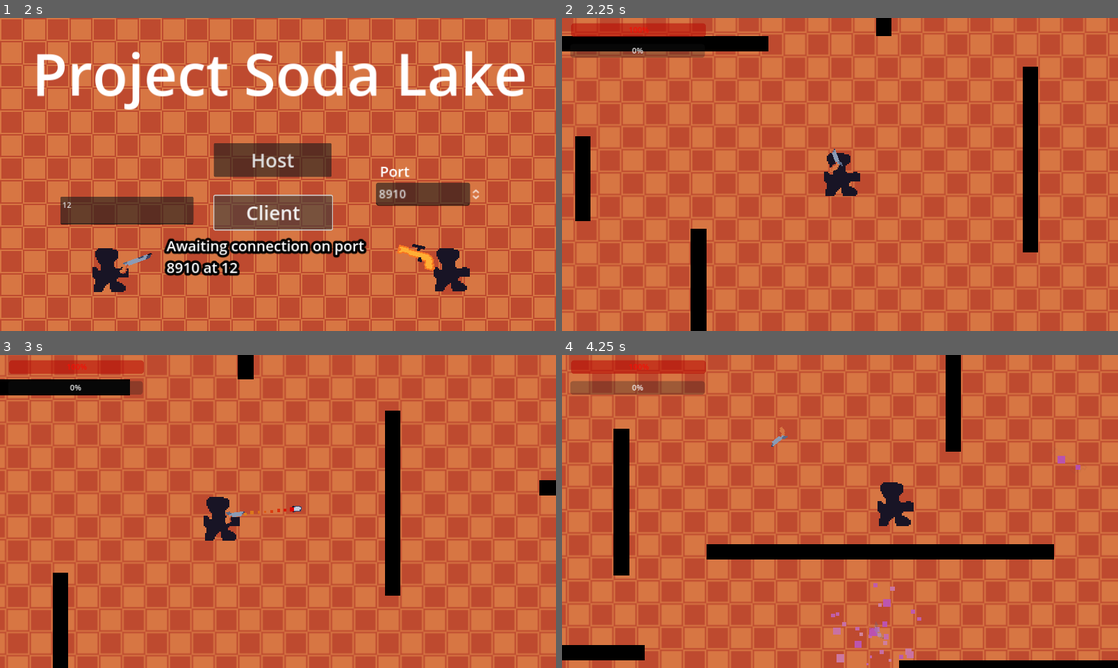
Above: before the commit, frames 1-4 (two rows, left to right).
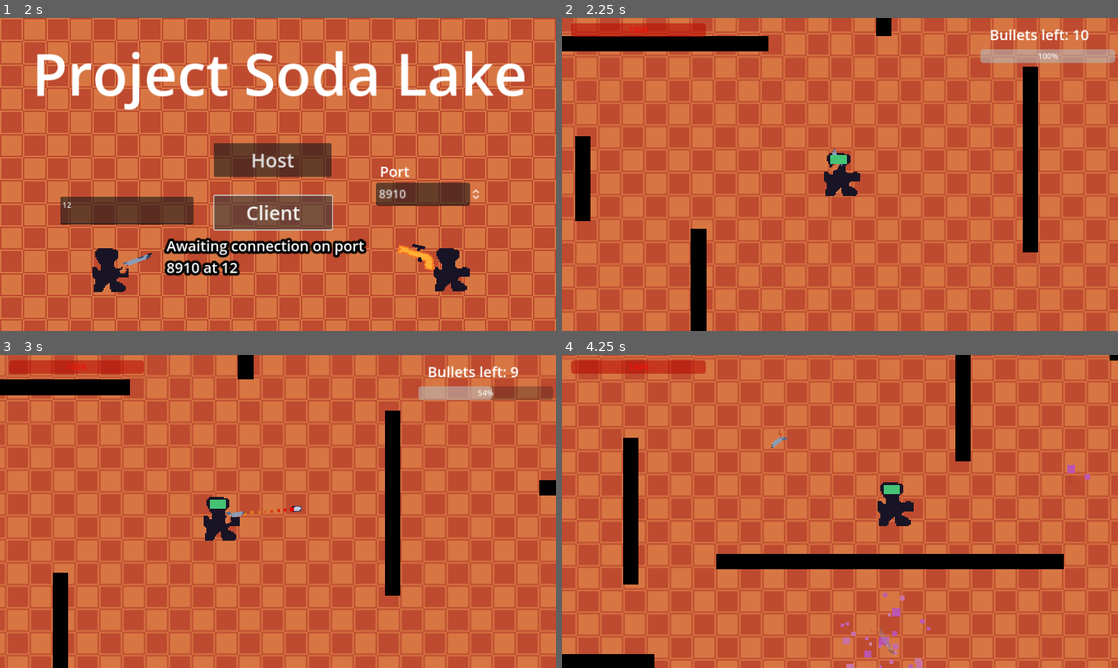
Above: after the commit, the same moments.

Repository: Deojee/project-sodalake
Game: Godot game, scene res://scenes/main_menu.tscn
The game is run twice, just before and just after one commit, with the same random seed, the same clock (stepped at 60 frames per second) and the same inputs. The engine's default icon, where the game draws it, is replaced by a stand-in: a white triangle on a blue panel in a dark square.
Inputs (mouse positions are in pixels of both pictures, inside the frame that each line leads up to):
- Up to frame 1 (2 s): click (127, 212) at 0.52 s; type "12" at 0.6 s; click "Client" at 1.25 s
- Up to frame 2 (2.25 s): click "Host" at 2 s
- Up to frame 3 (3 s): tap Enter at 2.75 s; move the mouse to (400, 495) at 2.77 s; press the mouse at (400, 495) at 2.78 s; hold D (right) from 2.78 s (still down)
- Up to frame 4 (4.25 s): tap Shift (sprint) at 3.05, 3.6 s; move the mouse to (728, 527) at 3.52 s; release D (right) at 3.53 s; release the mouse at (728, 527) at 3.53 s; hold S (down) from 3.53 s (still down); right-click (728, 527) at 3.8 s

Frame 1 is identical in both runs. In frame 2, 2.0% of the frame differs, in the area x 1-100%, y 3-47%; in frame 3, 1.6%; in frame 4, 47%, in the area x 0-100%, y 0-100%.

Commit message:
spawning avatars better stuff

Diff:
--- a/project.godot
+++ b/project.godot
@@ -65,6 +65,11 @@
 "events": [Object(InputEventMouseButton,"resource_local_to_scene":false,"resource_name":"","device":-1,"window_id":0,"a …(257 unchanged characters)…
 ]
 }
+escape={
+"deadzone": 0.5,
+"events": [Object(InputEventKey,"resource_local_to_scene":false,"resource_name":"","device":-1,"window_id":0,"alt_pressed":false,"shift_pressed":false,"ctrl_pressed":false,"meta_pressed":false,"pressed":false,"keycode":0,"physical_keycode":4194305,"key_label":0,"unicode":0,"echo":false,"script":null)
+]
+}
 
 [layer_names]
 
--- a/scenes/avatar.tscn
+++ b/scenes/avatar.tscn
@@ -12,6 +12,22 @@
 properties/1/spawn = true
 properties/1/sync = true
 properties/1/watch = false
+properties/2/path = NodePath("gun:rotation")
+properties/2/spawn = true
+properties/2/sync = true
+properties/2/watch = false
+properties/3/path = NodePath("gunType:text")
+properties/3/spawn = true
+properties/3/sync = true
+properties/3/watch = false
+properties/4/path = NodePath("gun:flip_h")
+properties/4/spawn = true
+properties/4/sync = true
+properties/4/watch = false
+properties/5/path = NodePath("deadLabel:text")
+properties/5/spawn = true
+properties/5/sync = true
+properties/5/watch = false
 
 [sub_resource type="CapsuleShape2D" id="CapsuleShape2D_k0hrq"]
 radius = 23.0
@@ -44,3 +60,17 @@
 theme_override_colors/font_outline_color = Color(0, 0, 0, 1)
 theme_override_constants/outline_size = 12
 theme_override_font_sizes/font_size = 30
+
+[node name="gun" type="Sprite2D" parent="."]
+scale = Vector2(3, 3)
+
+[node name="gunType" type="Label" parent="."]
+visible = false
+offset_right = 40.0
+offset_bottom = 23.0
+
+[node name="deadLabel" type="Label" parent="."]
+visible = false
+offset_right = 40.0
+offset_bottom = 23.0
+text = "false"
--- a/scenes/player.tscn
+++ b/scenes/player.tscn
@@ -35,3 +35,10 @@
 theme_override_colors/font_outline_color = Color(0, 0, 0, 1)
 theme_override_constants/outline_size = 12
 theme_override_font_sizes/font_size = 30
+
+[node name="ColorRect" type="ColorRect" parent="."]
+offset_left = -20.0
+offset_top = -40.0
+offset_right = 14.0
+offset_bottom = -21.0
+color = Color(0.270588, 0.764706, 0.458824, 1)
--- a/scenes/playerCamera.tscn
+++ b/scenes/playerCamera.tscn
@@ -7,11 +7,11 @@
 
 [node name="Camera2D" type="Camera2D" parent="."]
 
-[node name="ProgressBar" type="ProgressBar" parent="."]
-offset_left = -559.0
-offset_top = -270.0
-offset_right = -280.0
-offset_bottom = -243.0
+[node name="reload" type="ProgressBar" parent="."]
+offset_left = 291.0
+offset_top = -259.0
+offset_right = 570.0
+offset_bottom = -232.0
 
 [node name="Health" type="ProgressBar" parent="."]
 modulate = Color(1, 0.0627451, 0.0235294, 1)
@@ -19,3 +19,11 @@
 offset_top = -313.0
 offset_right = -278.0
 offset_bottom = -286.0
+
+[node name="bulletIndicator" type="Label" parent="."]
+offset_left = 310.0
+offset_top = -311.0
+offset_right = 560.0
+offset_bottom = -267.0
+theme_override_font_sizes/font_size = 30
+text = "Bullets left:"
--- a/scenes/world.tscn
+++ b/scenes/world.tscn
@@ -74,3 +74,62 @@
 position = Vector2(106, -5.00002)
 rotation = 1.5698
 target_position = Vector2(0, 200)
+
+[node name="spawnPoints" type="Node2D" parent="."]
+
+[node name="Node2D" type="Node2D" parent="spawnPoints"]
+position = Vector2(-896, -340)
+
+[node name="Node2D2" type="Node2D" parent="spawnPoints"]
+position = Vector2(-288, -360)
+
+[node name="Node2D3" type="Node2D" parent="spawnPoints"]
+position = Vector2(208, -368)
+
+[node name="Node2D4" type="Node2D" parent="spawnPoints"]
+position = Vector2(724, -356)
+
+[node name="Node2D5" type="Node2D" parent="spawnPoints"]
+position = Vector2(1112, -368)
+
+[node name="Node2D6" type="Node2D" parent="spawnPoints"]
+position = Vector2(1488, -368)
+
+[node name="Node2D7" type="Node2D" parent="spawnPoints"]
+position = Vector2(1504, -136)
+
+[node name="Node2D8" type="Node2D" parent="spawnPoints"]
+position = Vector2(1508, 216)
+
+[node name="Node2D9" type="Node2D" parent="spawnPoints"]
+position = Vector2(1504, 528)
+
+[node name="Node2D10" type="Node2D" parent="spawnPoints"]
+position = Vector2(1504, 916)
+
+[node name="Node2D11" type="Node2D" parent="spawnPoints"]
+position = Vector2(1064, 1008)
+
+[node name="Node2D12" type="Node2D" parent="spawnPoints"]
+position = Vector2(576, 980)
+
+[node name="Node2D13" type="Node2D" parent="spawnPoints"]
+position = Vector2(-8, 988)
+
+[node name="Node2D14" type="Node2D" parent="spawnPoints"]
+position = Vector2(-436, 988)
+
+[node name="Node2D15" type="Node2D" parent="spawnPoints"]
+position = Vector2(-880, 1004)
+
+[node name="Node2D16" type="Node2D" parent="spawnPoints"]
+position = Vector2(-868, 640)
+
+[node name="Node2D17" type="Node2D" parent="spawnPoints"]
+position = Vector2(-868, 276)
+
+[node name="Node2D18" type="Node2D" parent="spawnPoints"]
+position = Vector2(-868, -20)
+
+[node name="Node2D19" type="Node2D" parent="spawnPoints"]
+position = Vector2(-868, -24)
--- a/scripts/Camera.gd
+++ b/scripts/Camera.gd
@@ -14,10 +14,38 @@
 	$Health.value = Globals.playerHealth
 	$Health.max_value = Globals.maxPlayerHealth
 
+	$bulletIndicator.text = "Bullets left: " + str(Globals.ammo)
+	$bulletIndicator.visible = Globals.player.holdingWeapon
+
+	$reload.value = Globals.maxTimeTillNextShot-Globals.timeTillNextShot
+	$reload.max_value = Globals.maxTimeTillNextShot
+	$reload.visible = Globals.player.holdingWeapon
+
+	if Input.is_action_just_pressed("escape"):
+		Input.set_mouse_mode(Input.MOUSE_MODE_VISIBLE)
+
+	if Input.is_action_just_pressed("shoot"):
+		Input.set_mouse_mode(Input.MOUSE_MODE_CONFINED)
+
+	if Globals.playerIsDead:
+		var targetVelocity = Vector2()
+		if Input.is_action_pressed("right"):
+			targetVelocity.x += 1
+		if Input.is_action_pressed("left"):
+			targetVelocity.x -= 1
+		if Input.is_action_pressed("down"):
+			targetVelocity.y += 1
+		if Input.is_action_pressed("up"):
+			targetVelocity.y -= 1
+
+		position += targetVelocity * 20
 
 
 func _input(event : InputEvent) -> void:
-	#return
+
+	if Globals.playerIsDead:
+		return
+
 	if event is InputEventMouseMotion:
 		var _target = event.position - get_viewport().size * 0.5
 
--- a/scripts/Globals.gd
+++ b/scripts/Globals.gd
@@ -8,7 +8,9 @@
 var world
 
 var player
+var avatar
 
+var resetting = false
 
 #player UI
 
@@ -16,6 +18,6 @@
 var maxPlayerHealth = 100
 var playerDash
 var ammo
-var timeTillNextShot
-var maxTimeTillNextShot
+var timeTillNextShot = 0
+var maxTimeTillNextShot = 0
 var playerIsDead = false
--- a/scripts/Player.gd
+++ b/scripts/Player.gd
@@ -31,10 +31,15 @@
 
 func _physics_process(delta):
 
+	if Globals.resetting:
+		updateAvatar()
+		return
+
 	if dead:
 		Globals.playerIsDead = true
 		$Icon.rotation = deg_to_rad(90)
 		avatar.rotation = deg_to_rad(90)
+		holdingWeapon = false
 		return
 
 	if not is_sprinting:
@@ -84,6 +89,8 @@
 
 var sprintToggle = false
 func getSprintInput():
+	return false
+
 	if Input.is_action_just_pressed("sprint"):
 		sprintToggle = true
 	if Input.is_action_just_released("sprint"):
@@ -144,9 +151,18 @@
 
 	health = Globals.maxPlayerHealth
 
+	Globals.resetting = false
 	holdingWeapon = false
+	dead = false
 
-	dead = false
+
+func goToPosition(pos):
+
+	Globals.resetting = true
+
+	var tween = get_tree().create_tween()
+	tween.tween_property(self,"position", pos, 1)
+	tween.tween_callback(self.reset)
 
 
 func recoil(dir,gun : gun_attributes):
--- a/scripts/avatar.gd
+++ b/scripts/avatar.gd
@@ -7,19 +7,39 @@
 	if is_multiplayer_authority():
 		get_tree().get_first_node_in_group("player").avatar = self
 		$StaticBody2D/CollisionShape2D.disabled = true
+		Globals.avatar = self
+
 
 	visible = !is_multiplayer_authority()
 
 # Called when the node enters the scene tree for the first time.
 func _ready():
 	$debug.text = name
+
 	pass # Replace with function body.
 
+func isDead():
+	return $deadLabel.text == "true"
+
+func setType(type):
+	$gunType.text = type
 
 # Called every frame. 'delta' is the elapsed time since the previous frame.
 func _process(delta):
+	var params = gun_library.getAttributes($gunType.text)
 
+	if params != null:
+		$gun.texture = params.gunTexture
+		$gun.offset = params.texOffset
+		$gun.visible = true
+	else:
+		$gun.visible = false
 
-
+	if is_multiplayer_authority():
+		$deadLabel.text = str(Globals.playerIsDead)
 
 	pass
+
+func setGunRotation(rot,flipH):
+	$gun.flip_h = flipH
+	$gun.rotation = rot
--- a/scripts/gun.gd
+++ b/scripts/gun.gd
@@ -1,11 +1,6 @@
 extends Node2D
 
 
-enum State {
-	HELD,
-	AIRBORNE,
-	PICKUP
-}
 
 # Called when the node enters the scene tree for the first time.
 func _ready():
@@ -20,6 +15,9 @@
 
 	bulletsLeft = params.maxAmmo
 
+	if Globals.avatar != null:
+		Globals.avatar.setType(type)
+
 
 var bulletsLeft #= Globals.gunParams.maxAmmo
 
@@ -30,11 +28,15 @@
 
 # Called every frame. 'delta' is the elapsed time since the previous frame.
 func _process(delta):
-
+	if Globals.avatar != null and params != null:
+		Globals.avatar.setType(params.gunName)
 
 	pass
 
 func _physics_process(delta):
+
+	if Globals.playerIsDead:
+		queue_free()
 
 	rotation = (get_global_mouse_position() - global_position).angle() # + deg_to_rad(90)
 	$Sprite2D.flip_v = false
@@ -66,10 +68,16 @@
 		secondsUntilNextShot = 1.0/params.fireRate
 		bloom = min(params.bloomMax,bloom + params.bloom)
 		bulletsLeft -= 1
-	elif Input.is_action_pressed("throw"):
+	elif Input.is_action_just_pressed("throw"):
 		throw()
 
 
+	Globals.ammo = bulletsLeft
+	Globals.timeTillNextShot = secondsUntilNextShot
+	Globals.maxTimeTillNextShot = 1.0/params.fireRate
+
+	if Globals.avatar != null:
+		Globals.avatar.setGunRotation(rotation,$Sprite2D.flip_h)
 
 
 
--- a/scripts/gunLibrary.gd
+++ b/scripts/gunLibrary.gd
@@ -99,9 +99,44 @@
 		)
 	)
 
+	guns.append(
+		gun_attributes.new(
+		"shotGun",
+		load("res://textures/shotegun.png"), # Texture2D path
+		50, # Gun length
+		Vector2(30, 0), # Offset vector
+		5, # ammo count
+		2, # Fire rate per second
+		6000, # Recoil
+		5, # Bullet spread (degrees)
+		10, # Bloom (degrees per shot)
+		999, # bloom max. This is taking into account spread, not adding to it
+		30, # bloom decay per second
+		500, # Throw speed (pixels per second)
+		50, # Throw damage
+		bullet_attributes.new(
+			load("res://textures/lil bullet.png"), # Texture2D path
+			Vector2(0, 0), # Offset vector
+			10, # Collision shape size
+			10, # Bullet damage
+			600, # Bullet range
+			1000, # Bullet speed
+			1000 #knockback
+			# onShootLambda function reference
+			# onHitLambda function reference
+		),
+		#create bullets lambda
+		func(pos,dir): Globals.world.createBullet(pos,dir,"shotGun"); Globals.world.createBullet(pos,dir.rotated(deg_to_rad(5)),"shotGun"); Globals.world.createBullet(pos,dir.rotated(deg_to_rad(-5)),"shotGun"); Globals.world.createBullet(pos,dir.rotated(deg_to_rad(10)),"shotGun"); Globals.world.createBullet(pos,dir.rotated(deg_to_rad(-10)),"shotGun")
+
+		)
+	)
 
 	return guns
 
+
+var shotGunBulletsLambda : Callable = func(pos, dir):
+	pass
+	#Globals.world.createBullet(pos,dir,gunName)
 
 static func getAttributes(gunName):
 
--- a/scripts/gun_attributes.gd
+++ b/scripts/gun_attributes.gd
@@ -26,6 +26,9 @@
 var bullet
 
 var createBulletsLambda : Callable = func(pos, dir):
+	Globals.world.createBullet(pos,dir,gunName)
+
+var shotGunBullets : Callable = func(pos, dir):
 	Globals.world.createBullet(pos,dir,gunName)
 
 func _init(
--- a/scripts/pickupSpawner.gd
+++ b/scripts/pickupSpawner.gd
@@ -22,7 +22,7 @@
 		spawnGun()
 		timeUntilNextSpawn = 1.0/spawnrate
 
-		spawnrate = randf_range(1.0/2,1.0/5)
+		#spawnrate = randf_range(1.0/2,1.0/5)
 
 
 	pass
--- a/scripts/thrownWeapon.gd
+++ b/scripts/thrownWeapon.gd
@@ -54,10 +54,9 @@
 				collider.takeDamage(dir,params)
 
 		if collider.is_in_group("avatar"):
-			print("avatar hit!")
+
 			if collider.get_parent().name == str(shooterId):
 				shouldIgnore = true
-				print("won't hurt: " + str(shooterId))
 
 
 
--- a/scripts/world.gd
+++ b/scripts/world.gd
@@ -19,6 +19,22 @@
 
 
 	pass # Replace with function body.
+
+func _process(delta):
+
+	var livingPlayers = 0
+	var totalPlayers = 0
+
+	for child in get_tree().get_first_node_in_group("objectHolder").get_children():
+		if child.is_in_group("avatar"):
+			if !child.isDead():
+				livingPlayers += 1
+			totalPlayers += 1
+
+	if livingPlayers < 2 && totalPlayers > 1:
+		resetGame()
+
+	pass
 
 func connectedToServer():
 	print("connected!")
@@ -108,15 +124,27 @@
 func resetGame():
 	rpc("_resetGame",)
 @rpc("any_peer", "call_local") func _resetGame():
-	Globals.player.reset()
+	#Globals.player.reset()
 
 
 	for child in get_tree().get_first_node_in_group("objectHolder").get_children():
 		if !child.is_in_group("avatar"):
 			child.queue_free()
+		else:
+			goToResetPos(int(str(child.name)),randi_range(0,$spawnPoints.get_child_count()))
 
 	print("reset the game")
 
+
+func goToResetPos(id,pos : int):
+	rpc("_goToResetPos",id,pos)
+@rpc("any_peer", "call_local") func _goToResetPos(id,pos : int):
+	Globals.playerIsDead = false
+
+	if Globals.multiplayerId == id:
+		Globals.player.goToPosition($spawnPoints.get_child(pos).position)
+
+	pass
 
 
 var totalPlayers = 0
@@ -124,6 +152,8 @@
 func died():
 	rpc("_died",)
 @rpc("any_peer", "call_local") func _died():
+
+	return
 	if Globals.is_server:
 		livingPlayers -= 1
 
